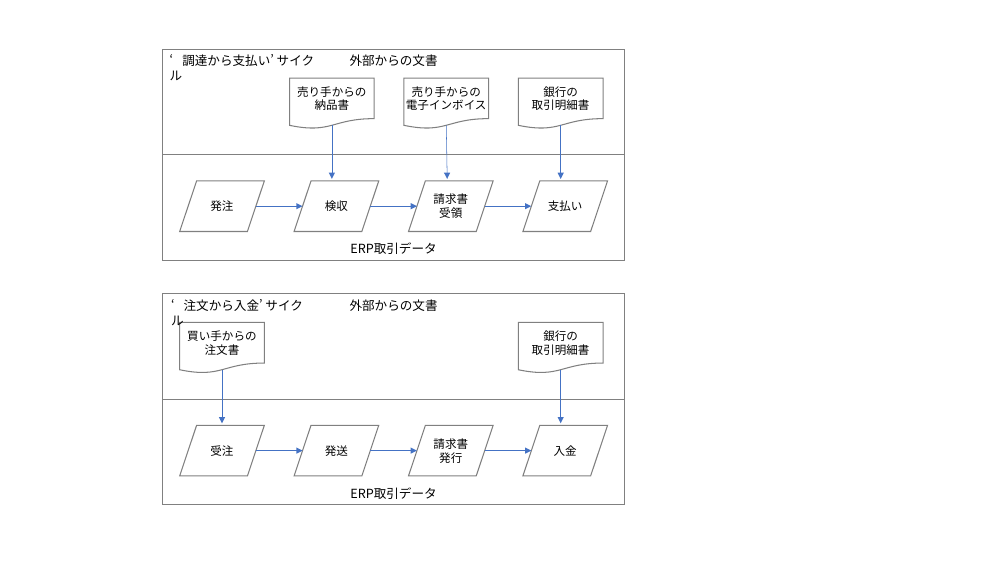
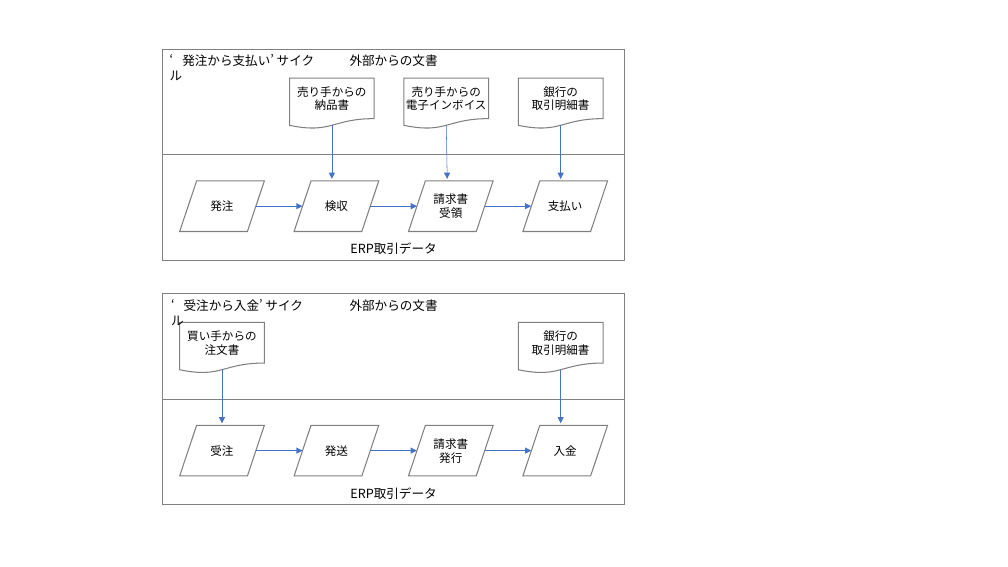
Before and after one commit to pontsoleil/EIPA, a slide deck: slide 1 of EN規格/図/P2P_O2C.pptx. Drawn at 1008x567 pixels with LibreOffice and Linux fonts; fonts in the diff are those of the drawing. Boxes give left, top, right and bottom in pixels: in the first picture for what was removed or moved away, otherwise in the second. Text is boxed around its words. In the diff, an @@ line names an element or a change of style, - is before the commit and + after.

```diff
--- a/EN規格/図/P2P_O2C.pptx
+++ b/EN規格/図/P2P_O2C.pptx
@@ text at <box>170,54,315,80</box>: text changed @@
-‘調達から支払い’ サイクル
+‘発注から支払い’ サイクル
@@ text at <box>171,299,303,329</box>: text changed @@
-‘注文から入金’ サイクル
+‘受注から入金’ サイクル
```
Also in this commit, not shown: 1 other file.
